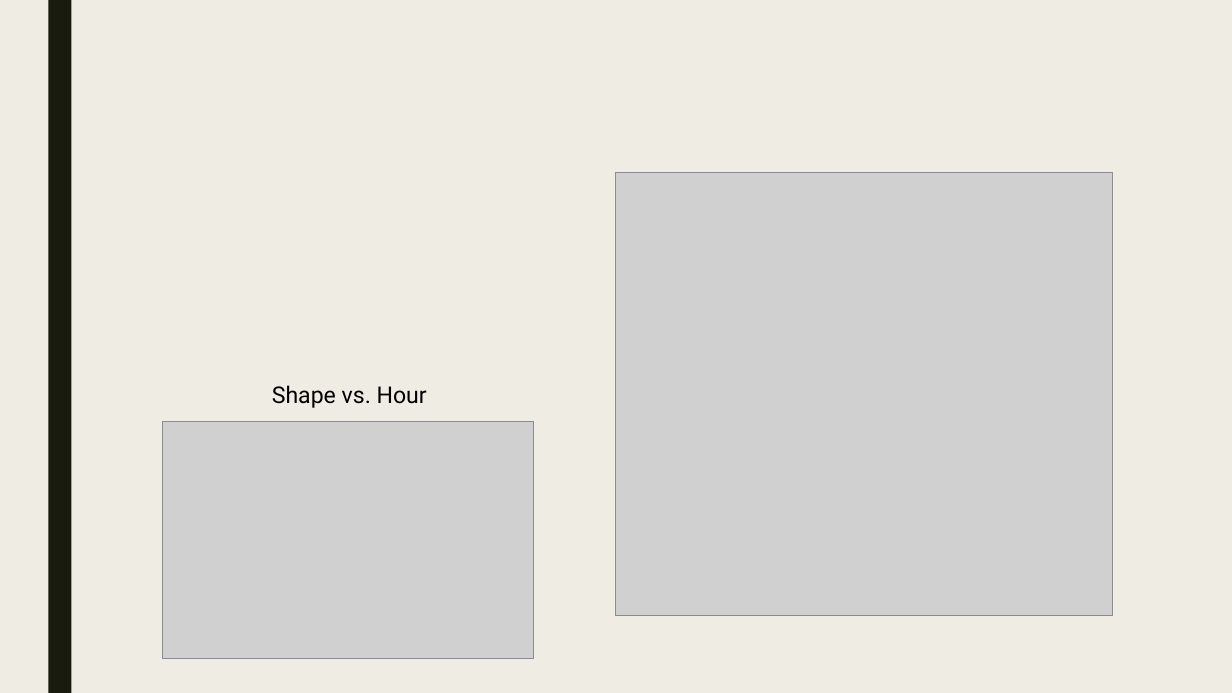
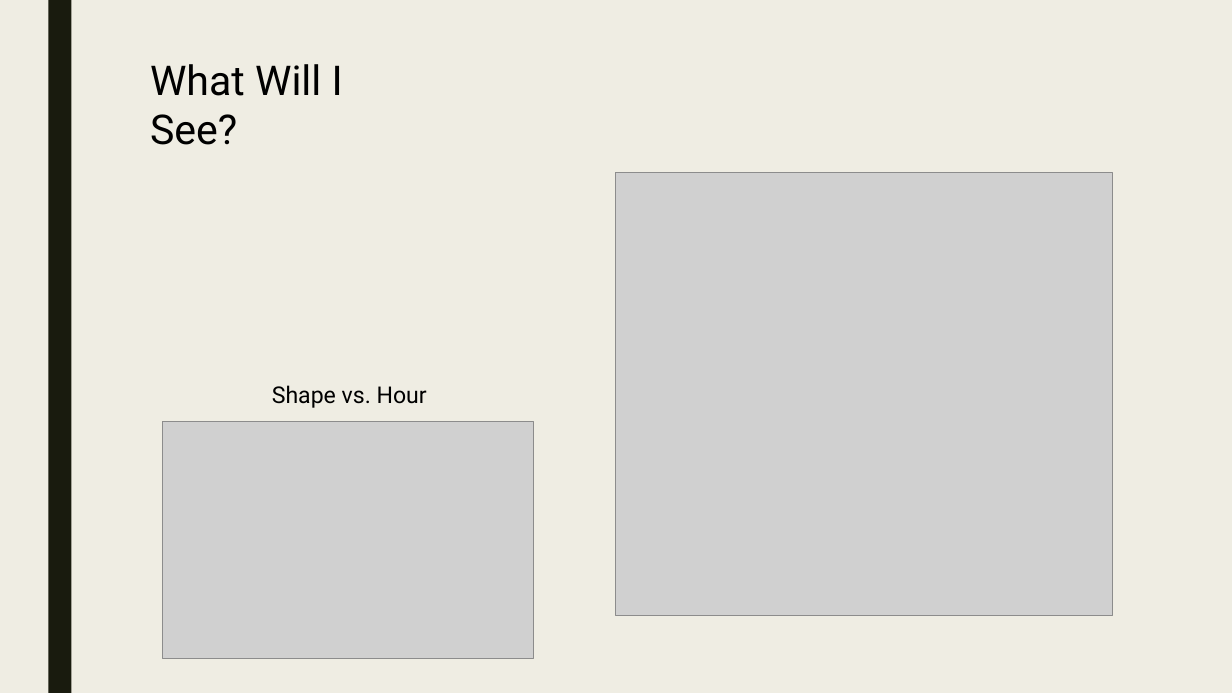
Before and after one commit to Preetikasri/UFO-Sightings-Analysis, a slide deck: slide 9 of ufo_presentation_v1.pptx. Drawn at 1232x693 pixels with LibreOffice and Linux fonts; fonts in the diff are those of the drawing; grey boxes stand for pictures. Boxes give left, top, right and bottom in pixels: in the first picture for what was removed or moved away, otherwise in the second. Text is boxed around its words. In the diff, an @@ line names an element or a change of style, - is before the commit and + after.

```diff
--- a/ufo_presentation_v1.pptx
+++ b/ufo_presentation_v1.pptx
@@ text added at (150, 64, 343, 145), 32 pt, text #000000 @@
+What Will I See?
```
Also in this commit, not shown: 5 other slides changed.
